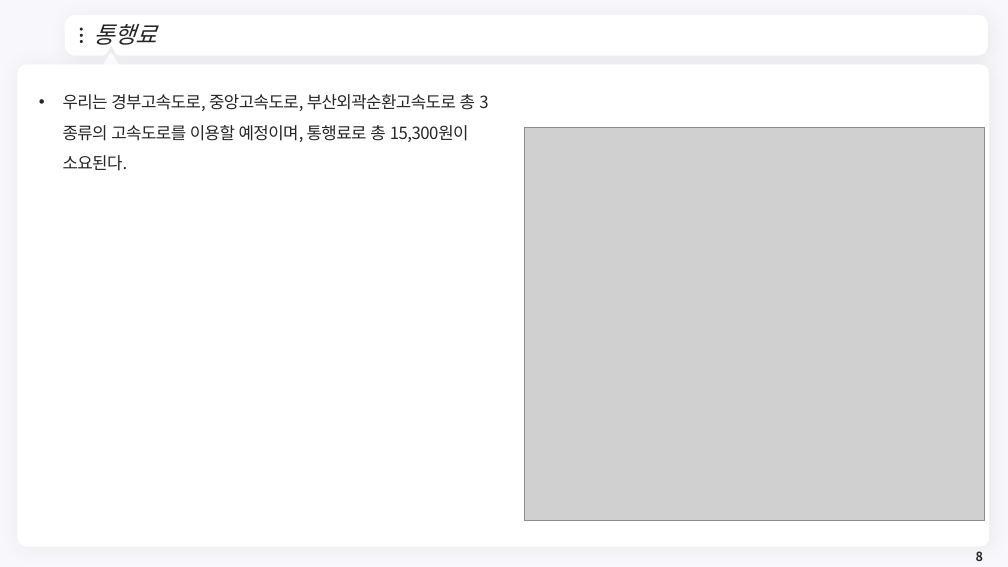
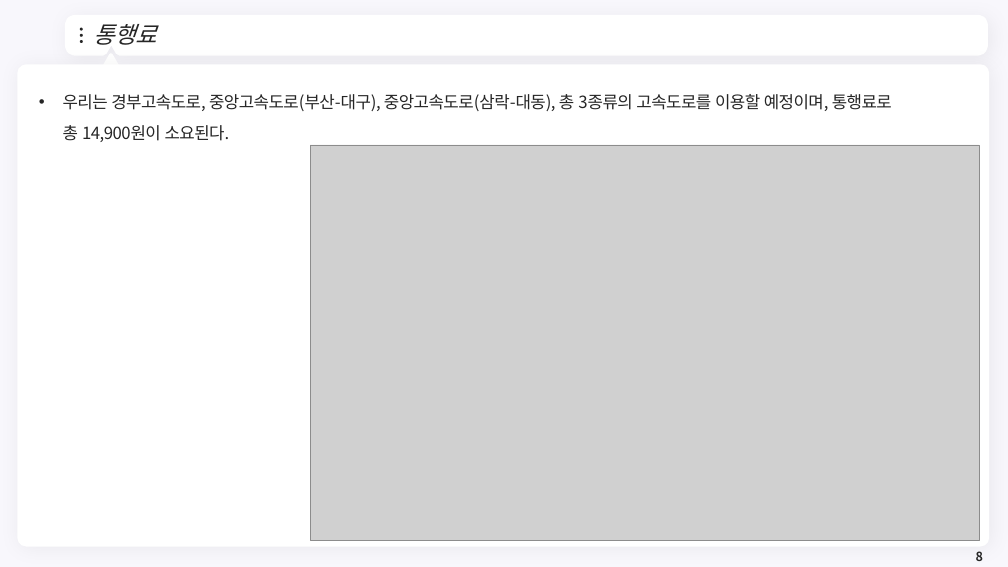
Before and after one commit to meandthey/Teaching, a slide deck: slide 8 of 생활속의 경제/01_Lectures/생활속의 경제_(에너지경제)_2.pptx. Drawn at 1008x567 pixels with LibreOffice and Linux fonts; fonts in the diff are those of the drawing; grey boxes stand for pictures; background and template pictures are left out. Boxes give left, top, right and bottom in pixels: in the first picture for what was removed or moved away, otherwise in the second. Text is boxed around its words. In the diff, an @@ line names an element or a change of style, - is before the commit and + after.

```diff
--- a/생활속의 경제/01_Lectures/생활속의 경제_(에너지경제)_2.pptx
+++ b/생활속의 경제/01_Lectures/생활속의 경제_(에너지경제)_2.pptx
@@ text at box(63, 94, 892, 142): text changed @@
-• 우리는 경부고속도로, 중앙고속도로, 부산외곽순환고속도로 총 3종류의 고속도로를 이용할 예정이며, 통행료로 총 15,300원이 소요된다.
+• 우리는 경부고속도로, 중앙고속도로(부산-대구), 중앙고속도로(삼락-대동), 총 3종류의 고속도로를 이용할 예정이며, 통행료로 총 14,900원이 소요된다.
@@ picture: place and size @@
-picture at box(525, 127, 985, 520)
+picture at box(310, 145, 979, 541)
```
Also in this commit, not shown: 17 other slides changed, 3 slides added, 7 slides removed, 2 other files.
